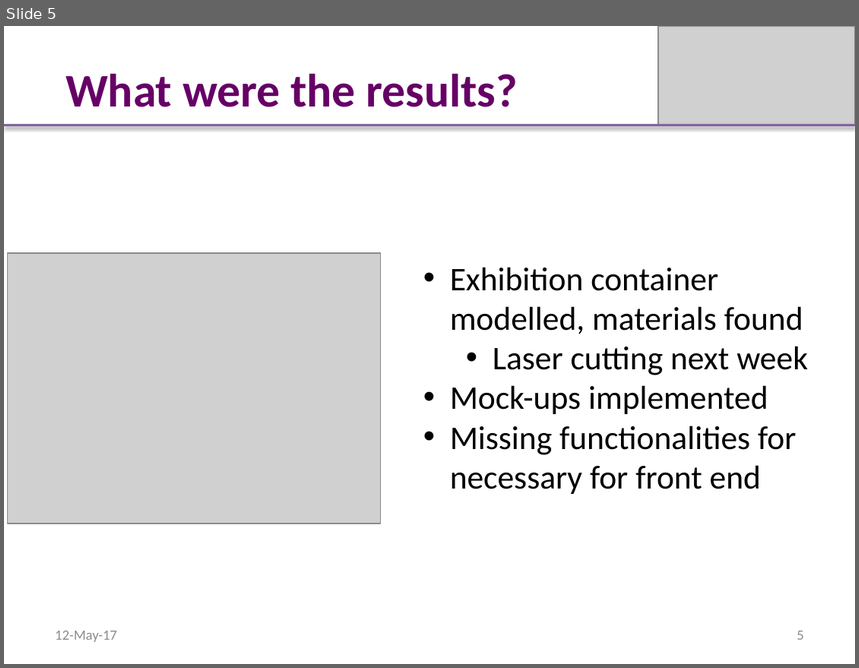
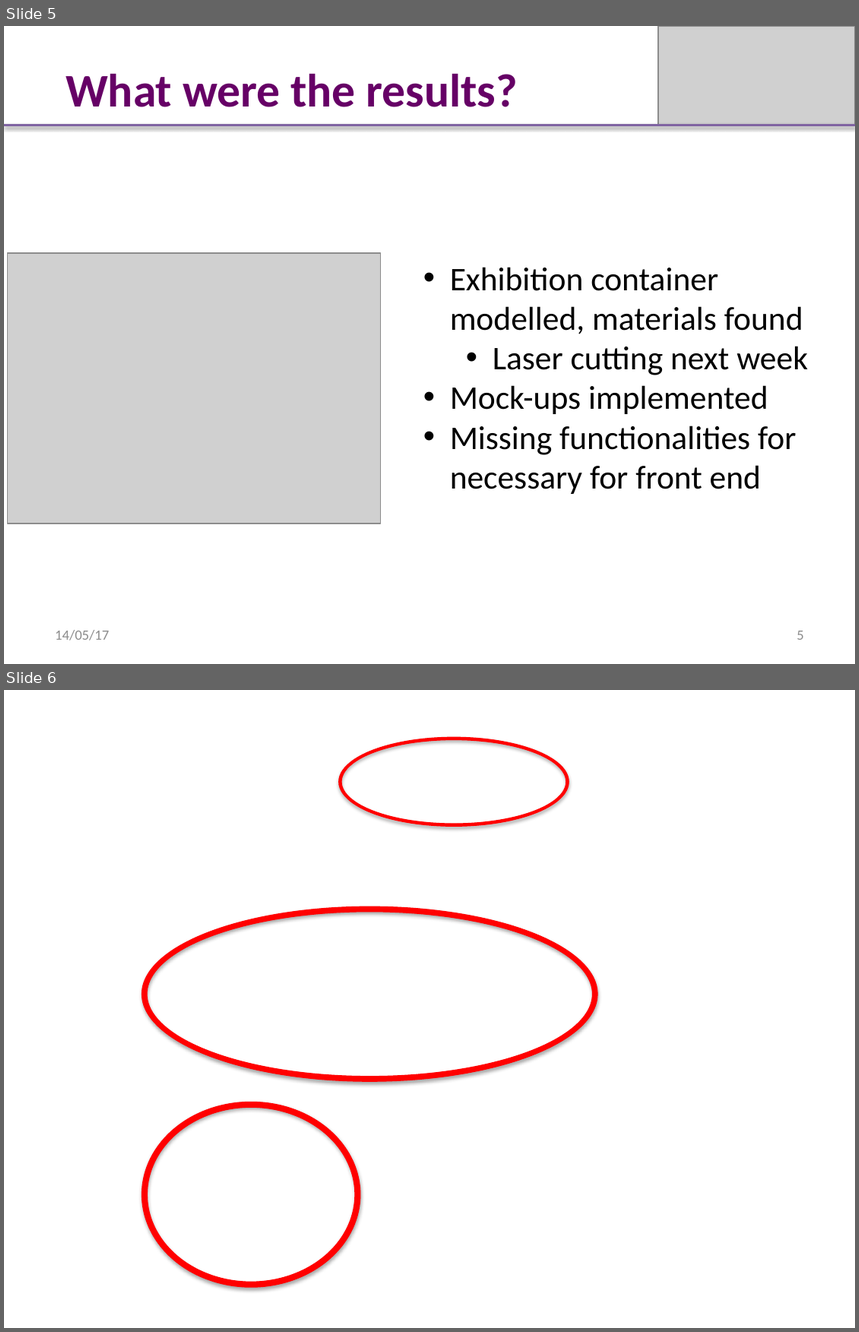
Before and after one commit to InternetOfTrash/iot-docs, a slide deck: presentation_15may.pptx. Shown one above the other, each under a label of ours: slide 5 before the commit, slides 5 and 6 after it. The pictures are 859x668 and 859x1332 pixels, drawn with LibreOffice and Linux fonts; fonts in the diff are those of the drawing; grey boxes stand for pictures; background and template pictures are left out. Boxes give left, top, right and bottom in pixels: in the first picture for what was removed or moved away, otherwise in the second. Text is boxed around its words. In the diff, an @@ line names an element or a change of style, - is before the commit and + after.

```diff
--- a/presentation_15may.pptx
+++ b/presentation_15may.pptx
@@ slide 6 added at [4, 690, 855, 1328], background picture (left out) @@
@@ donut added at [339, 738, 569, 827], fill #FF0000, outline #FF0000 0.75 pt @@
@@ donut added at [142, 907, 598, 1081], fill #FF0000, outline #FF0000 0.75 pt @@
@@ donut added at [142, 1102, 360, 1287], fill #FF0000, outline #FF0000 0.75 pt @@
@@ slide 5 changed as well @@
@@ text at [55, 630, 109, 641]: text changed @@
-12-May-17
+14/05/17
```
Also in this commit, not shown: 16 other slides changed, 1 other slide added.
